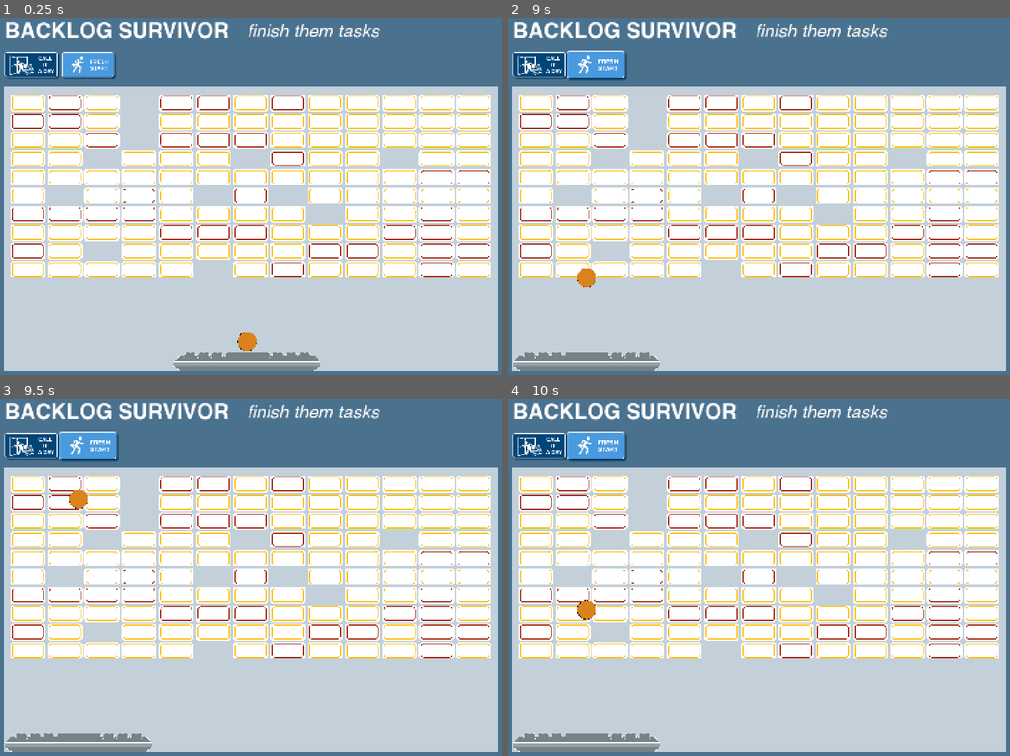
Above: before the commit, frames 1-4 (two rows, left to right).
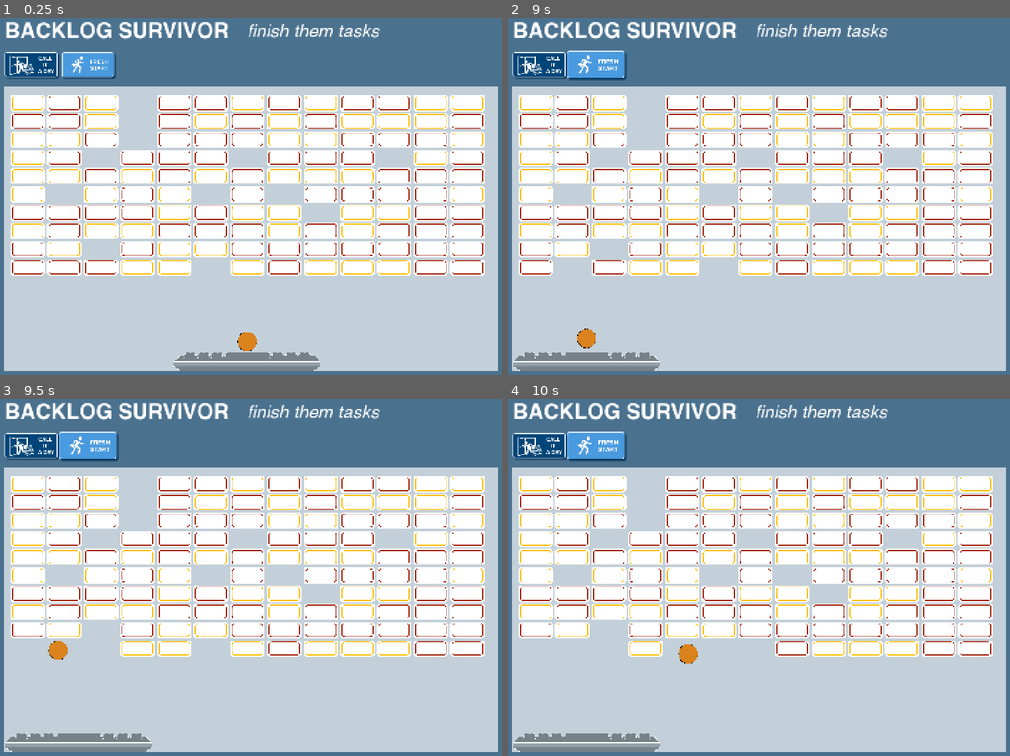
Above: after the commit, the same moments.

Repository: grkovalev/office-game
Game: Godot game, scene res://backlogarkanoid.tscn
Two runs of this game, one before a commit and one after it. Both use one fixed random seed, a clock stepped at 60 frames per second and the inputs below. This scene is started directly instead of the project's main scene.
Inputs (mouse positions are in pixels of both pictures, inside the frame that each line leads up to):
- Up to frame 1 (0.25 s): no input
- Up to frame 2 (9 s): click (598, 67) at 0.5 s; click (598, 67) at 1.25 s; click (598, 67) at 2 s; tap Enter at 2.75, 5, 7.25 s; move the mouse to (869, 175) at 2.77 s; hold Right (ui_right) 2.78-3.5 s; tap R every 1.5 s from 2.85 to 8.85 s; click (869, 175) at 2.92 s; tap Space at 3.02, 4.25, 5.75, 6.02, 8 s; drag from (648, 214) to (728, 271) at 3.52 s; move the mouse to (804, 107) at 4.27 s; hold Right (ui_right) 4.28-5 s; drag from (728, 271) to (593, 135) at 5.02 s; move the mouse to (914, 250) at 5.77 s; hold Left (ui_left) 5.78-6.5 s; drag from (593, 135) to (673, 96) at 6.52 s; move the mouse to (779, 192) at 7.27 s; hold Left (ui_left) 7.28-8 s; click (779, 192) at 7.42 s; drag from (673, 96) to (648, 214) at 8.02 s; move the mouse to (869, 175) at 8.77 s; hold Up (ui_up) from 8.78 s (still down)
- Up to frame 3 (9.5 s): keep holding Up (ui_up); tap Space at 9.02 s
- Up to frame 4 (10 s): release Up (ui_up) at 9.5 s; drag from (648, 595) to (728, 652) at 9.52 s

The runs differ from the first frame. In frame 1, 15% of the frame differs, in the area x 2-98%, y 21-73%; in frame 2, 15%; in frame 3, 16%; in frame 4, 16%, in the area x 2-98%, y 21-75%.

Commit message:
sort of breakable bricks

Diff:
--- a/backlogarkanoid.tscn
+++ b/backlogarkanoid.tscn
@@ -8,6 +8,7 @@
 [ext_resource type="Texture2D" uid="uid://cppheeihxeb37" path="res://ui_buttons/backlogarkanoid/ui_backlogarkanoid/bricks_atlas.png" id="4_facmc"]
 [ext_resource type="Texture2D" uid="uid://ctgf464eioxks" path="res://ui_buttons/backlogarkanoid/ui_backlogarkanoid/ball_img.png" id="4_n0iij"]
 [ext_resource type="Texture2D" uid="uid://c6s7i80ilubn4" path="res://ui_buttons/calendartetris/tetris_ui_atlas.png" id="5_djpl0"]
+[ext_resource type="Script" uid="uid://dntcmvvn6xo4c" path="res://ball_char.gd" id="6_7afv6"]
 [ext_resource type="Script" uid="uid://cthnwkgja4w3y" path="res://animbttn.gd" id="6_n4sgu"]
 
 [sub_resource type="Gradient" id="Gradient_k6kum"]
@@ -79,10 +80,8 @@
 position = Vector2(136, 296)
 script = ExtResource("3_n4sgu")
 brick_atlas = ExtResource("4_facmc")
-brick_display_size = Vector2(99, 46.2)
+brick_display_size = Vector2(97.5, 45.5)
 brick_gap = Vector2(6, 6)
-variant0_probability = 0.3
-variant1_probability = 0.7
 
 [node name="player" type="Node2D" parent="." unique_id=1610125567]
 
@@ -108,6 +107,10 @@
 
 [node name="ball_char" type="CharacterBody2D" parent="ball/ballctrl" unique_id=775356162]
 scale = Vector2(0.99999994, 0.99999994)
+script = ExtResource("6_7afv6")
+paddle_path = NodePath("../../../player/playctrl/play_char")
+paddle_collision_path = NodePath("../../../player/playctrl/play_char/play_coll")
+bounds_path = NodePath("../../../bg/bg_tiles")
 
 [node name="ball_img" type="Sprite2D" parent="ball/ballctrl/ball_char" unique_id=1378949881]
 scale = Vector2(1.0000002, 1.0000002)
--- a/backloggridgenerator.gd
+++ b/backloggridgenerator.gd
@@ -29,6 +29,7 @@
 	generate_grid()
 
 func generate_grid() -> void:
+	# Clear previous bricks
 	for child in get_children():
 		child.queue_free()
 
@@ -54,19 +55,14 @@
 	p0 /= sum_p
 	p1 /= sum_p
 
+	# Reusable collision shape for all bricks
+	var brick_shape := RectangleShape2D.new()
+	brick_shape.size = brick_display_size
+
 	for row in range(rows):
 		for col in range(columns):
-			var sprite := Sprite2D.new()
-			add_child(sprite)
-
-			sprite.position = Vector2(
-				col * (brick_display_size.x + brick_gap.x),
-				row * (brick_display_size.y + brick_gap.y)
-			)
-
 			# Decide if this cell is empty
 			if randf() < empty_probability:
-				# Leave sprite without a texture
 				continue
 
 			# Pick between variant 0 and 1 using normalized probabilities
@@ -77,11 +73,28 @@
 			if tex == null:
 				continue
 
+			# Create a StaticBody2D brick with sprite + collision
+			var brick := StaticBody2D.new()
+			add_child(brick)
+			brick.position = Vector2(
+				col * (brick_display_size.x + brick_gap.x),
+				row * (brick_display_size.y + brick_gap.y)
+			)
+			brick.add_to_group("brick")
+
+			# Visual
+			var sprite := Sprite2D.new()
+			brick.add_child(sprite)
 			sprite.texture = tex
 			sprite.scale = Vector2(
 				brick_display_size.x / float(brick_source_size.x),
 				brick_display_size.y / float(brick_source_size.y)
 			)
+
+			# Collision
+			var coll := CollisionShape2D.new()
+			coll.shape = brick_shape
+			brick.add_child(coll)
 
 func _create_variant_texture(variant_index: int) -> Texture2D:
 	if brick_atlas == null:
--- /dev/null
+++ b/ball_char.gd
@@ -0,0 +1,105 @@
+extends CharacterBody2D
+
+const BALL_SPEED := 900.0
+const MAX_PADDLE_BOUNCE_ANGLE := deg_to_rad(60.0)
+
+@export var paddle_path: NodePath
+@export var paddle_collision_path: NodePath
+@export var bounds_path: NodePath
+
+@onready var paddle: CharacterBody2D = get_node(paddle_path)
+@onready var paddle_coll: CollisionShape2D = get_node(paddle_collision_path)
+@onready var bounds_rect_node: TextureRect = get_node(bounds_path)
+@onready var ball_coll: CollisionShape2D = $ball_coll
+
+var paddle_half_width: float
+var paddle_half_height: float
+var ball_radius: float
+var bounds_rect: Rect2
+
+var attached := true
+var dir := Vector2.UP
+
+func _ready() -> void:
+	var p_shape := paddle_coll.shape as RectangleShape2D
+	paddle_half_width = 0.5 * p_shape.size.x * paddle_coll.global_scale.x
+	paddle_half_height = 0.5 * p_shape.size.y * paddle_coll.global_scale.y
+
+	var b_shape := ball_coll.shape as CircleShape2D
+	ball_radius = b_shape.radius * ball_coll.global_scale.x
+
+	var r := bounds_rect_node.get_global_rect()
+	bounds_rect = Rect2(r.position, r.size)
+
+	_stick_to_paddle()
+
+func _physics_process(delta: float) -> void:
+	if attached:
+		_stick_to_paddle()
+		if Input.is_action_just_pressed("ui_up") or Input.is_action_just_pressed("move_up"):
+			attached = false
+			dir = Vector2.UP
+			velocity = dir * BALL_SPEED
+		return
+
+	velocity = dir * BALL_SPEED
+	move_and_slide()
+
+	# Handle physics collisions (paddle + bricks)
+	for i in range(get_slide_collision_count()):
+		var col := get_slide_collision(i)
+		var collider := col.get_collider()
+		var normal := col.get_normal()
+
+		if collider == paddle:
+			_bounce_on_paddle()
+		else:
+			dir = dir.bounce(normal).normalized()
+
+		if collider != null and collider.is_in_group("brick"):
+			collider.queue_free()
+
+	# Manual walls using bg_tiles rectangle
+	_handle_bounds()
+
+	velocity = dir * BALL_SPEED
+
+func _stick_to_paddle() -> void:
+	var p := paddle.global_position
+	global_position = Vector2(
+		p.x,
+		p.y - paddle_half_height - ball_radius - 2.0
+	)
+	velocity = Vector2.ZERO
+	dir = Vector2.UP
+
+func _bounce_on_paddle() -> void:
+	# -1 = far left, 0 = center, +1 = far right
+	var offset := (global_position.x - paddle.global_position.x) / paddle_half_width
+	offset = clamp(offset, -1.0, 1.0)
+
+	var angle := offset * MAX_PADDLE_BOUNCE_ANGLE
+	var new_dir := Vector2(sin(angle), -cos(angle))
+	dir = new_dir.normalized()
+
+func _handle_bounds() -> void:
+	var pos := global_position
+
+	# Left / right
+	if pos.x - ball_radius < bounds_rect.position.x:
+		pos.x = bounds_rect.position.x + ball_radius
+		dir.x = abs(dir.x)
+	elif pos.x + ball_radius > bounds_rect.position.x + bounds_rect.size.x:
+		pos.x = bounds_rect.position.x + bounds_rect.size.x - ball_radius
+		dir.x = -abs(dir.x)
+
+	# Top / bottom (bottom currently bounces; you can change this to "lose ball")
+	if pos.y - ball_radius < bounds_rect.position.y:
+		pos.y = bounds_rect.position.y + ball_radius
+		dir.y = abs(dir.y)
+	elif pos.y + ball_radius > bounds_rect.position.y + bounds_rect.size.y:
+		pos.y = bounds_rect.position.y + bounds_rect.size.y - ball_radius
+		dir.y = -abs(dir.y)
+
+	global_position = pos
+	dir = dir.normalized()
Not shown, added: ball_char.gd.uid
